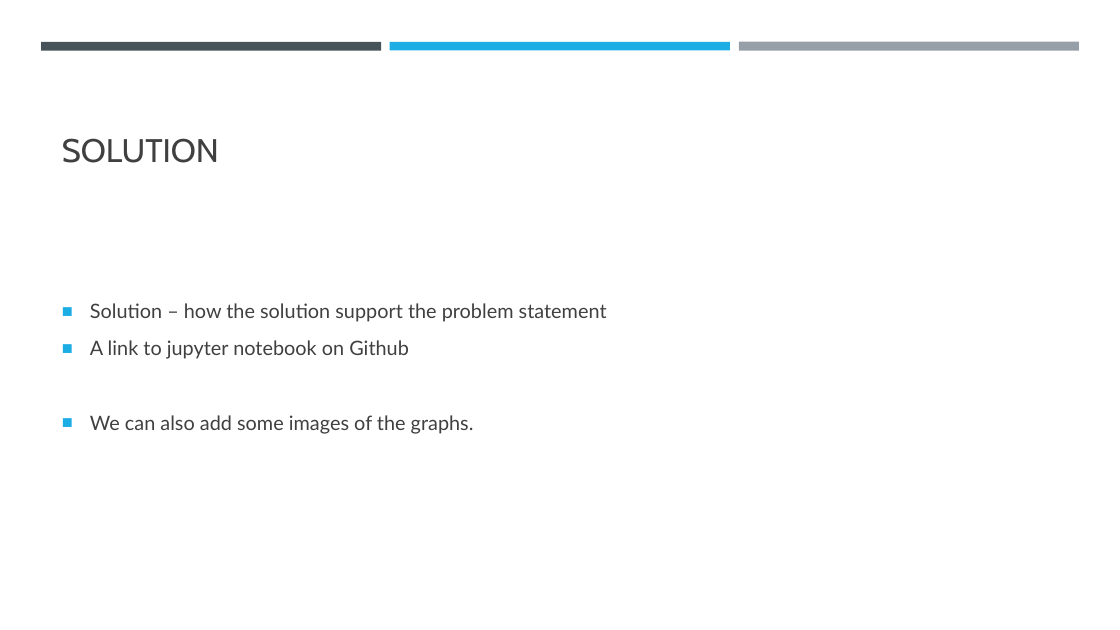
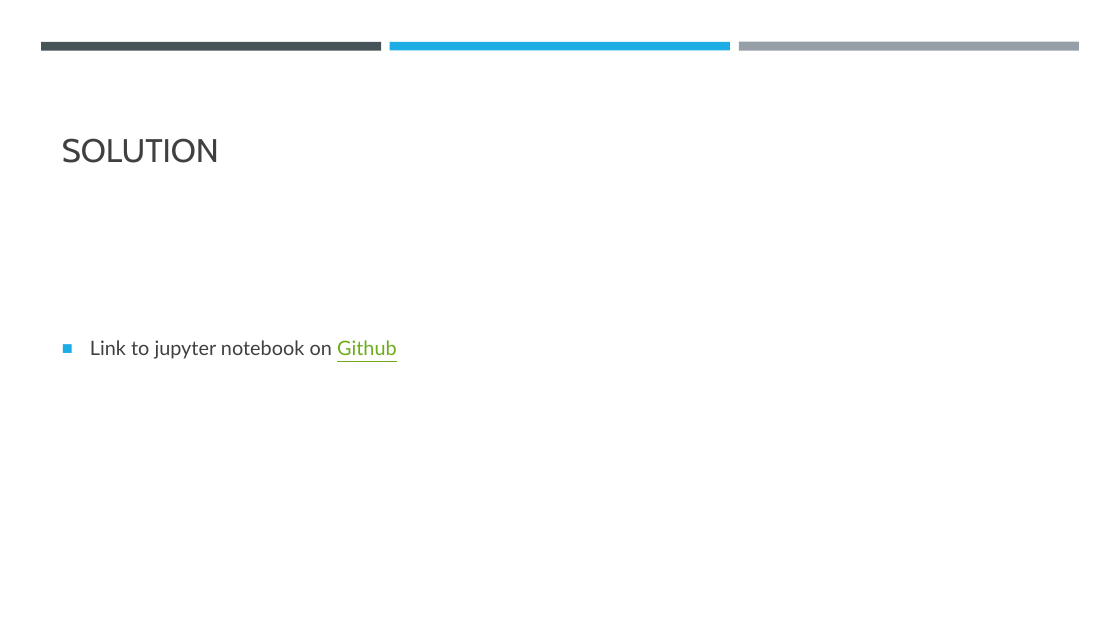
Before and after one commit to elizabethqiu/2020-wwcode-dshackathon-covid19ml, a slide deck: slide 6 of Team 9 - Karen Sparck-Jones/Team 9 - Karen Sparck-Jones.pptx. Drawn at 1120x630 pixels with LibreOffice and Linux fonts; fonts in the diff are those of the drawing. Boxes give left, top, right and bottom in pixels: in the first picture for what was removed or moved away, otherwise in the second. Text is boxed around its words. In the diff, an @@ line names an element or a change of style, - is before the commit and + after.

Commit message:
Updated version

```diff
--- a/Team 9 - Karen Sparck-Jones/Team 9 - Karen Sparck-Jones.pptx
+++ b/Team 9 - Karen Sparck-Jones/Team 9 - Karen Sparck-Jones.pptx
@@ text at box(90, 340, 397, 359): text changed @@
-■ Solution – how the solution support the problem statement
-■ A link to jupyter notebook on Github
-■ We can also add some images of the graphs.
+■ Link to jupyter notebook on Github
```
Also in this commit, not shown: 1 other slide changed.
